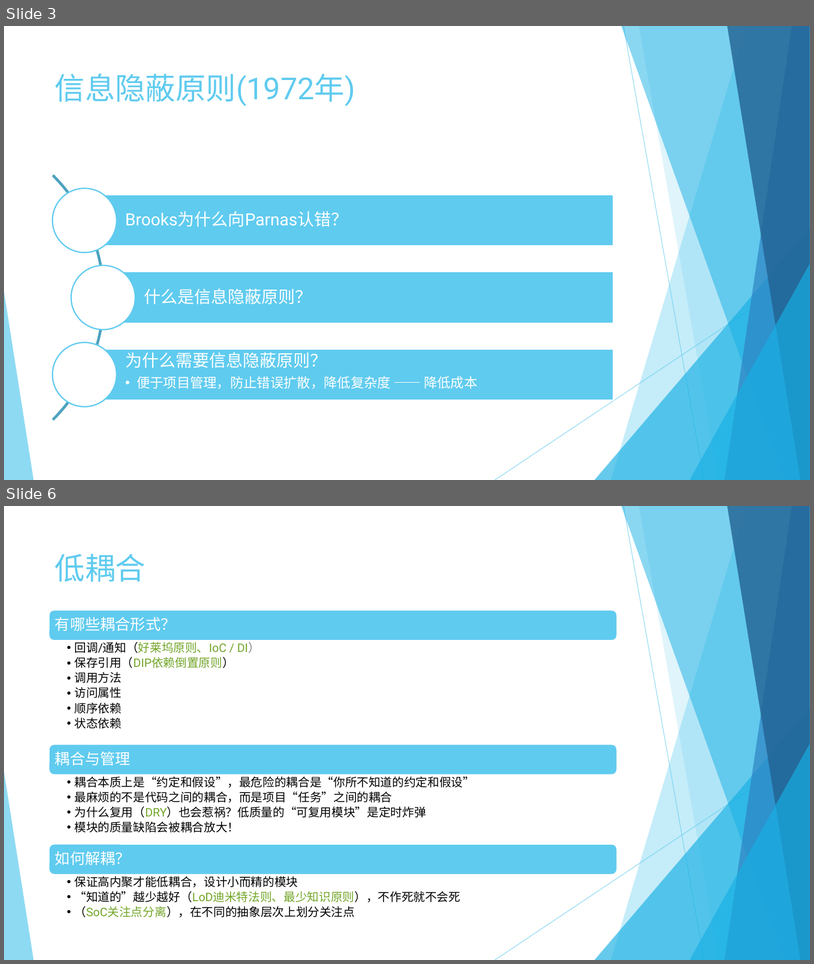
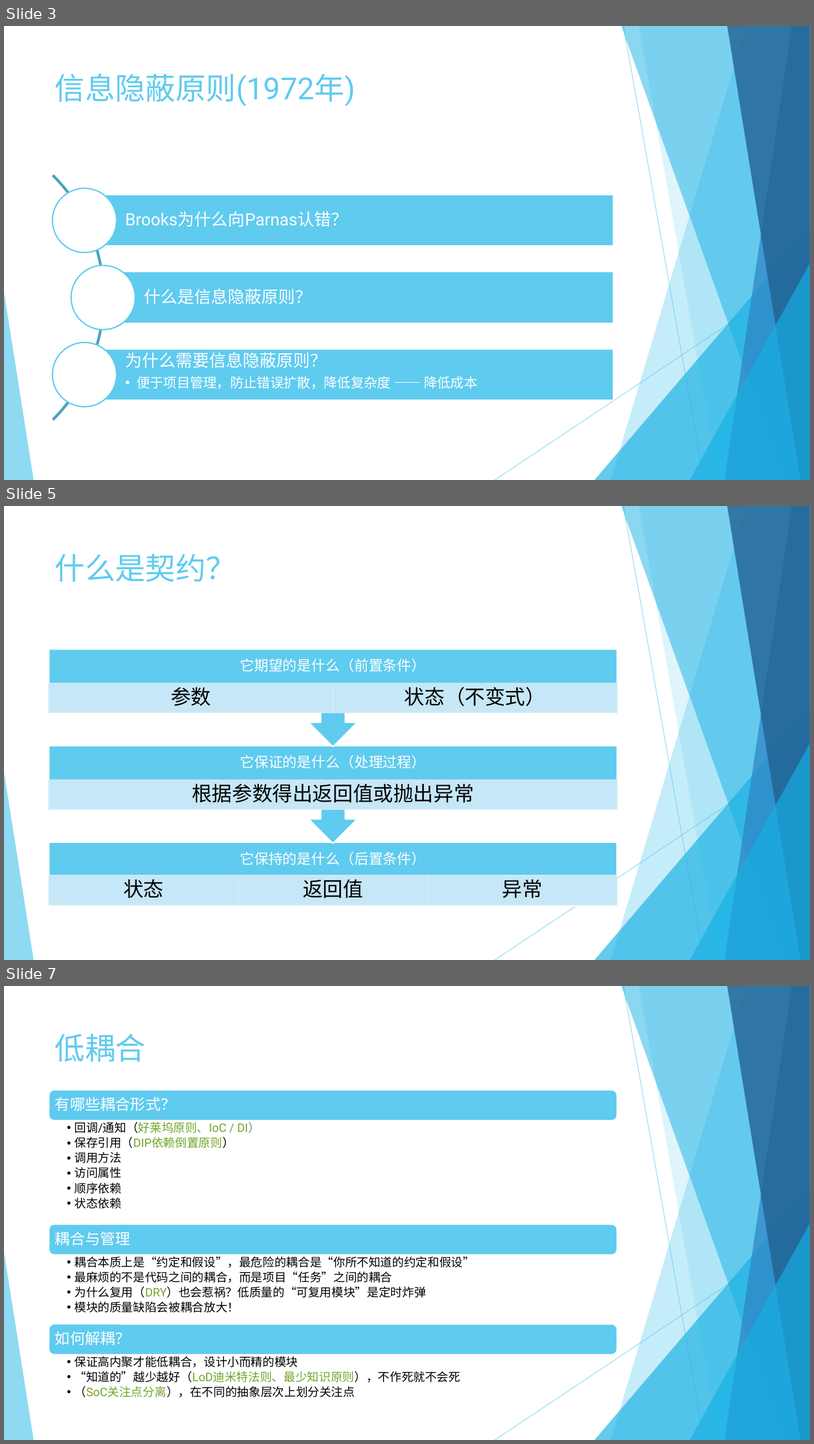
Before and after one commit to jingyanjiaoliu/others, a slide deck: Angular系列讲座 - 软件设计的原则串讲.pptx. Shown one above the other, each under a label of ours: slides 3 and 6 before the commit, slides 3, 5 and 7 after it; the slides between them are not shown. The pictures are 814x964 and 814x1444 pixels, drawn with LibreOffice and Linux fonts; fonts in the diff are those of the drawing. Boxes give left, top, right and bottom in pixels: in the first picture for what was removed or moved away, otherwise in the second. Text is boxed around its words. In the diff, an @@ line names an element or a change of style, - is before the commit and + after.

```diff
--- a/Angular系列讲座 - 软件设计的原则串讲.pptx
+++ b/Angular系列讲座 - 软件设计的原则串讲.pptx
@@ slide 5 added at [4,506,810,960], background #FFFFFF; not listed: 10 template elements that a slide beside it also shows @@
@@ title added at [55,553,236,582], 36 pt, text #5FCBEF @@
+什么是契约？
@@ group added at [49,649,617,906]: 9 texts, 7 rectangles, 2 up arrow callouts @@
+它保持的是什么（后置条件）
+状态
+返回值
+异常
+它保证的是什么（处理过程）
+根据参数得出返回值或抛出异常
+它期望的是什么（前置条件）
+参数
+状态（不变式）
@@ what was slide 6 is now slide 7 @@
```
Also in this commit, not shown: 4 slides changed, 1 other slide added, 11 other files.
